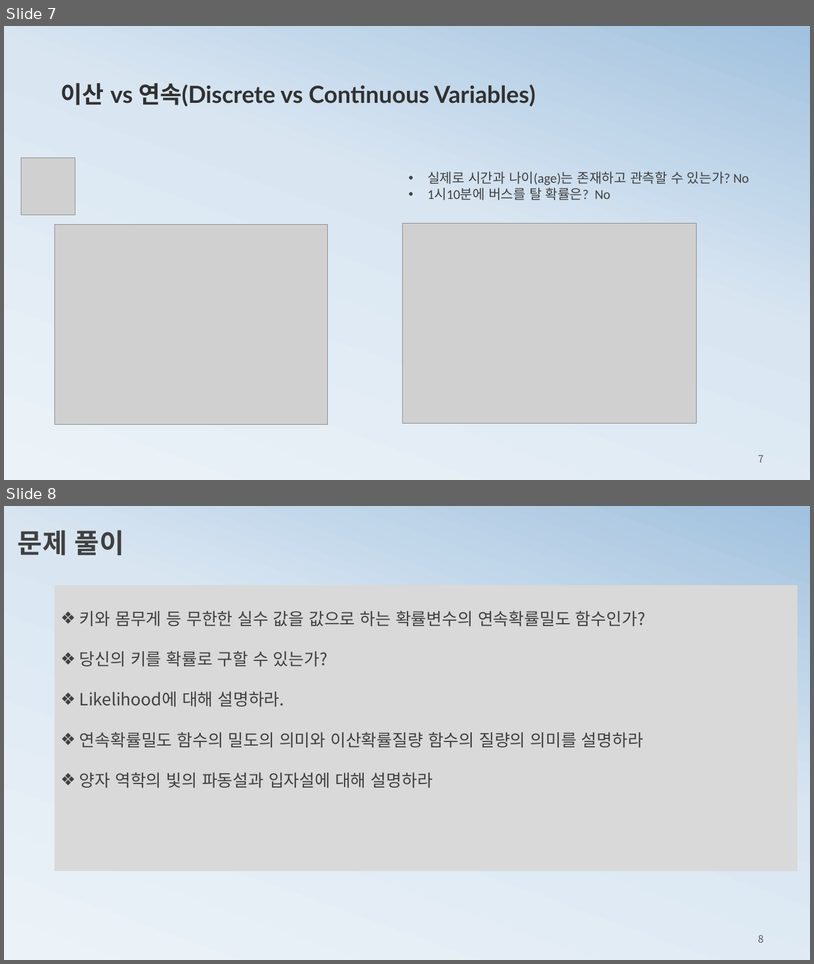
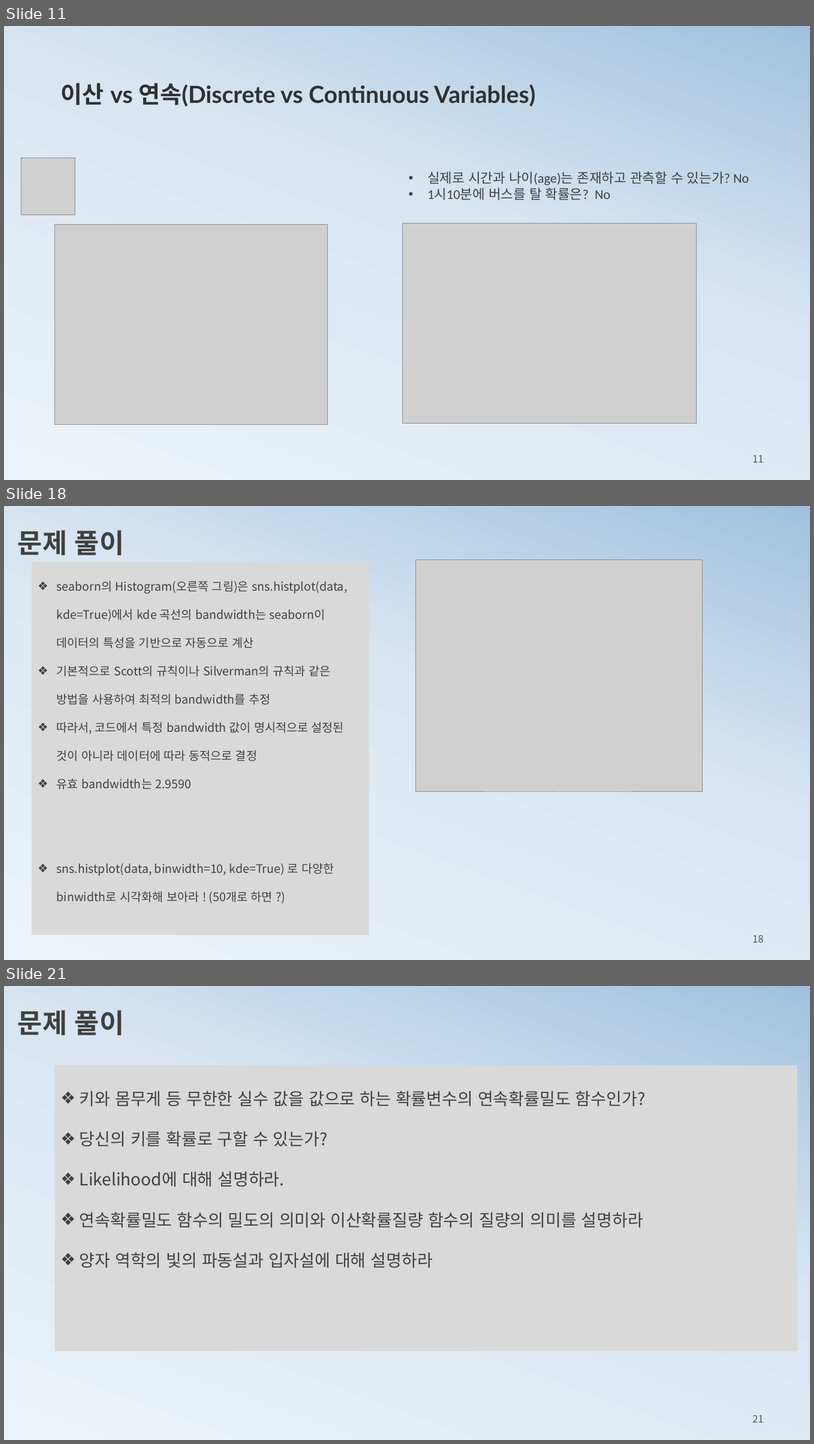
Before and after one commit to ancestor9/mathematics-for-machine-learning, a slide deck: 2_probability theory for machine learning.pptx. Shown one above the other, each under a label of ours: slides 7 and 8 before the commit, slides 11, 18 and 21 after it; the slides between them are not shown. The pictures are 814x964 and 814x1444 pixels, drawn with LibreOffice and Linux fonts; fonts in the diff are those of the drawing; grey boxes stand for pictures. Boxes give left, top, right and bottom in pixels: in the first picture for what was removed or moved away, otherwise in the second. Text is boxed around its words. In the diff, an @@ line names an element or a change of style, - is before the commit and + after.

```diff
--- a/2_probability theory for machine learning.pptx
+++ b/2_probability theory for machine learning.pptx
@@ slide 18 added at <box>4,506,810,960</box>, background gradient #ECF3F8 to #D9E6F2 to #A1C1DE @@
@@ text added at <box>18,530,124,555</box>, 32 pt, text #404040, bold @@
+문제 풀이
@@ rectangle added at <box>32,562,369,934</box>, fill #D9D9D9, 14 pt, text #404040 @@
+❖ seaborn의 Histogram(오른쪽 그림)은 sns.histplot(data, kde=True)에서 kde 곡선의 bandwidth는 seaborn이 데이터의 특성을 기반으로 자동으로 계산
+❖ 기본적으로 Scott의 규칙이나 Silverman의 규칙과 같은 방법을 사용하여 최적의 bandwidth를 추정
+❖ 따라서, 코드에서 특정 bandwidth 값이 명시적으로 설정된 것이 아니라 데이터에 따라 동적으로 결정
+❖ 유효 bandwidth는 2.9590
+❖ sns.histplot(data, binwidth=10, kde=True) 로 다양한 binwidth로 시각화해 보아라 ! (50개로 하면 ?)
@@ picture added at <box>416,560,702,792</box> @@
@@ page number added at <box>753,934,764,942</box>, 12 pt, text #595959 @@
+18
@@ what was slide 7 is now slide 11 @@
@@ page number at <box>753,454,764,462</box>: text changed @@
-7
+11
@@ what was slide 8 is now slide 21 @@
@@ page number at <box>753,1414,764,1422</box>: text changed @@
-8
+21
```
Also in this commit, not shown: 3 slides changed, 22 other slides added.
